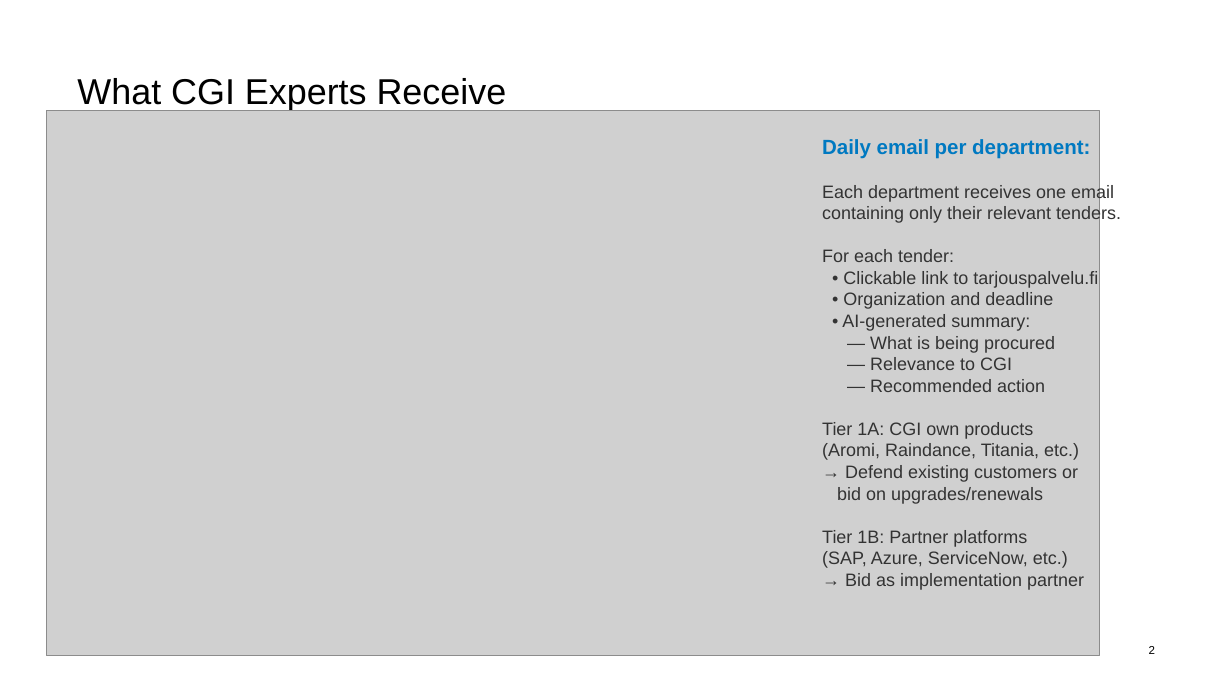
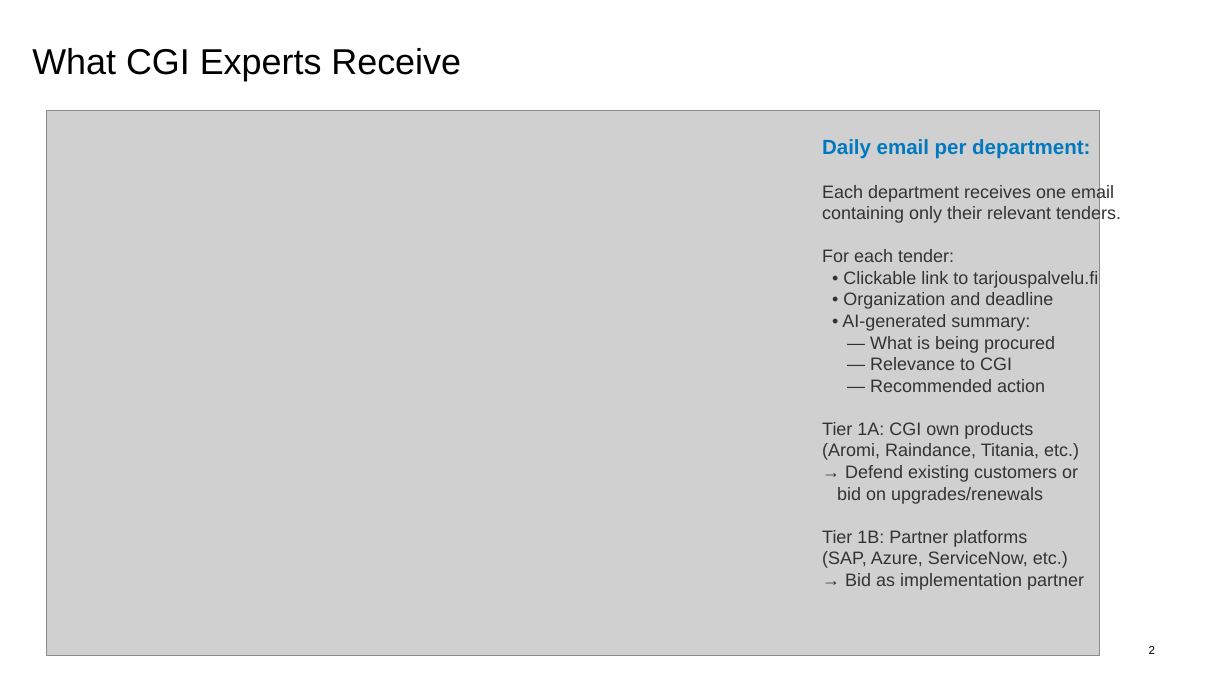
Before and after one commit to VillePajala/rfq-management, a slide deck: slide 2 of Tender_Intelligence_CGI.pptx. Drawn at 1232x693 pixels with LibreOffice and Linux fonts; fonts in the diff are those of the drawing; grey boxes stand for pictures. Boxes give left, top, right and bottom in pixels: in the first picture for what was removed or moved away, otherwise in the second. Text is boxed around its words. In the diff, an @@ line names an element or a change of style, - is before the commit and + after.

```diff
--- a/Tender_Intelligence_CGI.pptx
+++ b/Tender_Intelligence_CGI.pptx
@@ title "What CGI Experts Receive": place and size @@
-title "What CGI Experts Receive" at <box>77,78,507,111</box>
+title "What CGI Experts Receive" at <box>32,48,461,81</box>
```
Also in this commit, not shown: 6 other slides changed, 3 slides added, 1 slide removed, 12 other files.
